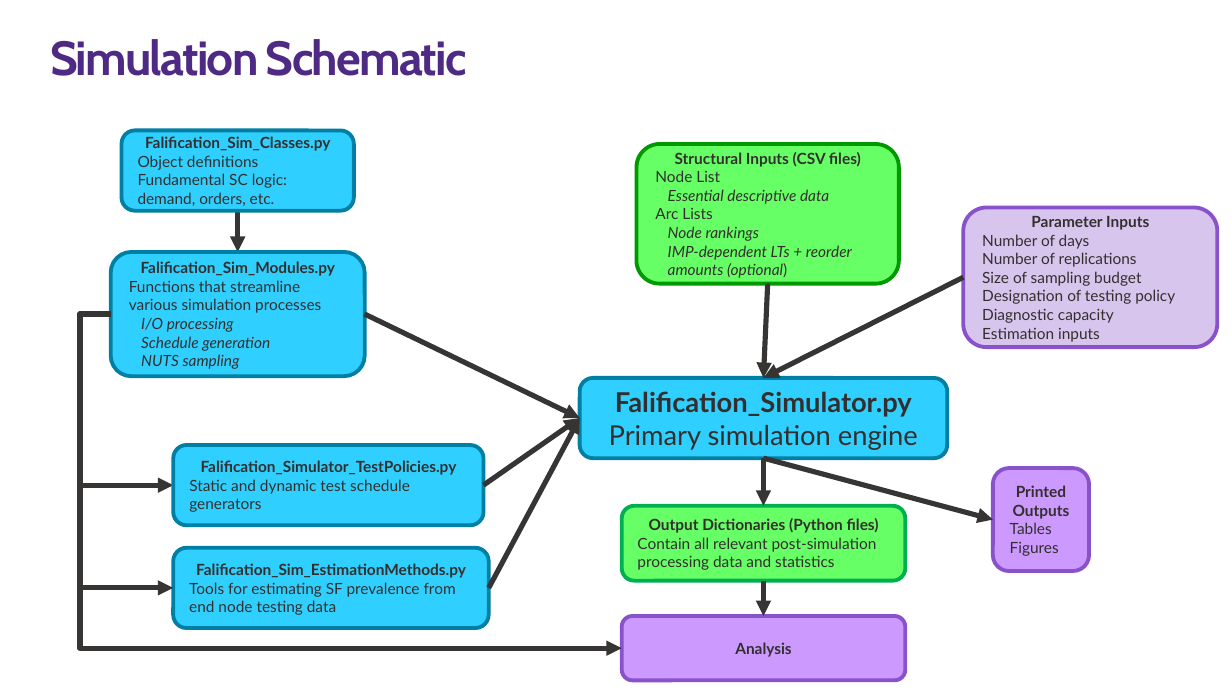
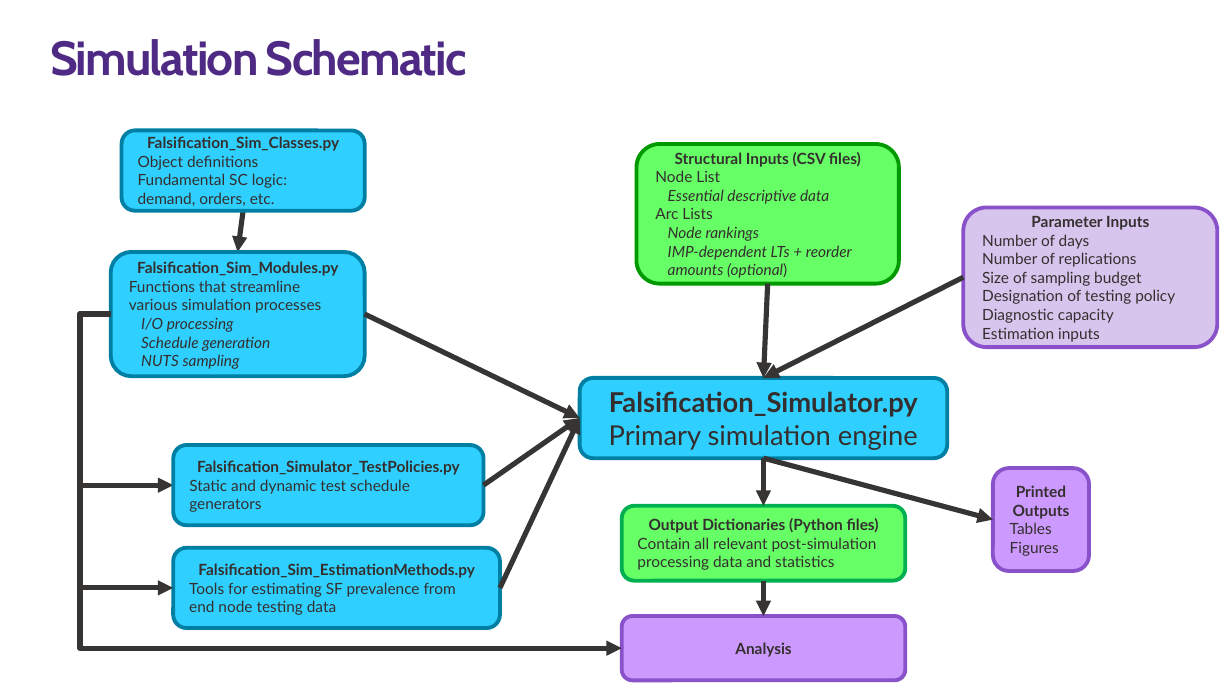
Before and after one commit to eugenewickett/Falsification_Simulation_Model, a slide deck: slide 21 of documentation/Feasibility Paper/paper graphics.pptx. Drawn at 1232x693 pixels with LibreOffice and Linux fonts; fonts in the diff are those of the drawing. Boxes give left, top, right and bottom in pixels: in the first picture for what was removed or moved away, otherwise in the second. Text is boxed around its words. In the diff, an @@ line names an element or a change of style, - is before the commit and + after.

```diff
--- a/documentation/Feasibility Paper/paper graphics.pptx
+++ b/documentation/Feasibility Paper/paper graphics.pptx
@@ rounded rectangle "Falsification_Sim_Classes.py": place and size @@
-rounded rectangle "Falsification_Sim_Classes.py" at box(122, 131, 355, 211)
+rounded rectangle "Falsification_Sim_Classes.py" at box(122, 131, 365, 211)
@@ text in rounded rectangle at box(147, 136, 339, 151): text changed @@
-Falification_Sim_Classes.py
+Falsification_Sim_Classes.py
@@ arrow moved from (238, 211) - (238, 251) to (243, 211) - (238, 251) @@
@@ text in rounded rectangle at box(137, 261, 338, 276): text changed @@
-Falification_Sim_Modules.py
+Falsification_Sim_Modules.py
@@ arrow moved from (489, 588) - (580, 418) to (500, 588) - (580, 418) @@
@@ text in rounded rectangle at box(609, 391, 918, 417): text changed @@
-Falification_Simulator.py
+Falsification_Simulator.py
@@ text in rounded rectangle at box(197, 460, 460, 475): text changed @@
-Falification_Simulator_TestPolicies.py
+Falsification_Simulator_TestPolicies.py
@@ rounded rectangle "Falsification_Sim_EstimationMethods.py": place and size @@
-rounded rectangle "Falsification_Sim_EstimationMethods.py" at box(174, 548, 489, 628)
+rounded rectangle "Falsification_Sim_EstimationMethods.py" at box(174, 548, 500, 628)
@@ text in rounded rectangle at box(198, 563, 475, 578): text changed @@
-Falification_Sim_EstimationMethods.py
+Falsification_Sim_EstimationMethods.py
```
Also in this commit, not shown: 10 other files.
